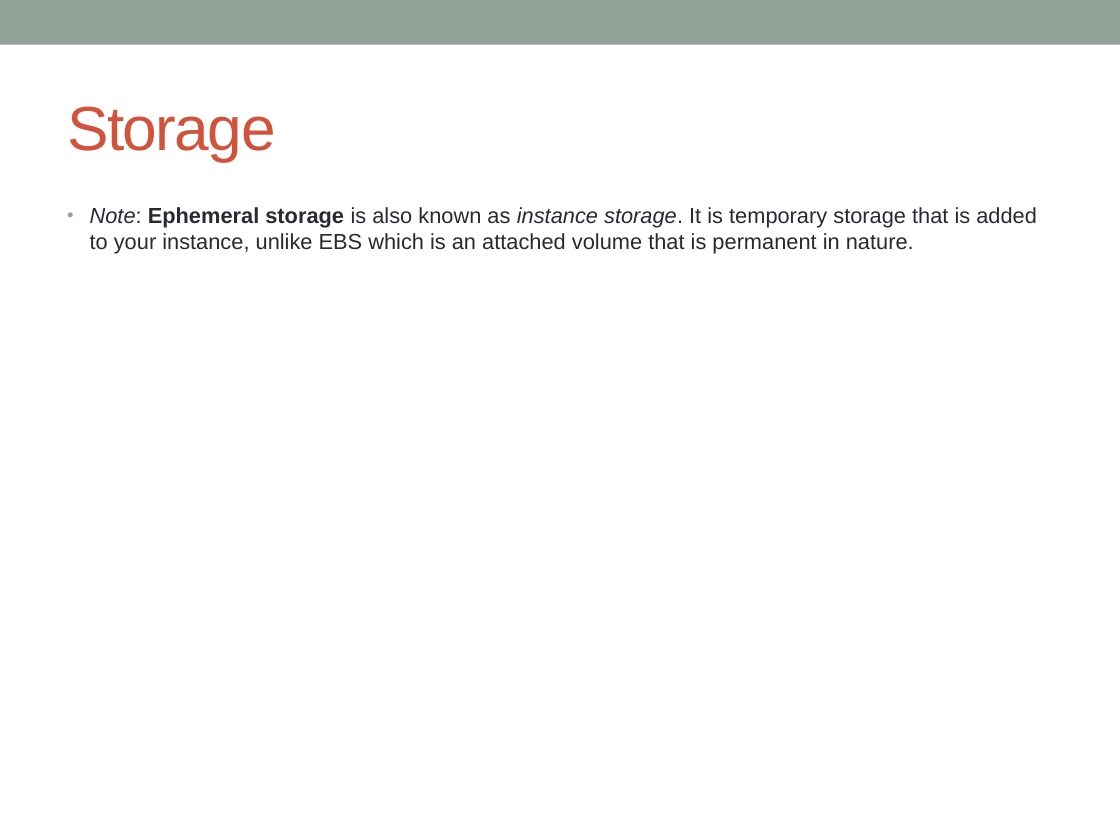
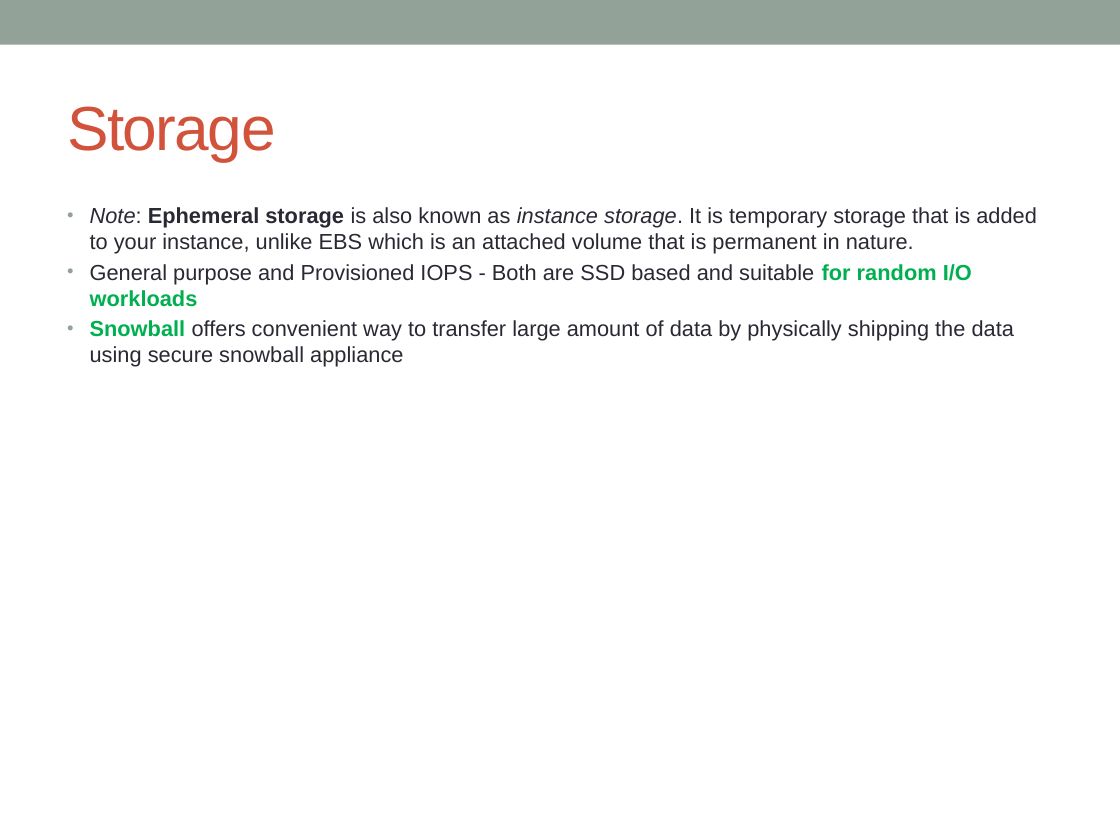
Before and after one commit to notionquest/ProjectDocumentation, a slide deck: slide 16 of AWS_Solution_Architect.pptx (slide 13 before the commit). Drawn at 1120x840 pixels with LibreOffice and Linux fonts; fonts in the diff are those of the drawing. Boxes give left, top, right and bottom in pixels: in the first picture for what was removed or moved away, otherwise in the second. Text is boxed around its words. In the diff, an @@ line names an element or a change of style, - is before the commit and + after.

Commit message:
s3, glacier, storage added

```diff
--- a/AWS_Solution_Architect.pptx
+++ b/AWS_Solution_Architect.pptx
@@ text at [90, 264, 1014, 367]: paragraphs added @@
+• General purpose and Provisioned IOPS - Both are SSD based and suitable for random I/O workloads
+• Snowball offers convenient way to transfer large amount of data by physically shipping the data using secure snowball appliance
```
Also in this commit, not shown: 3 other slides changed, 16 slides added.
